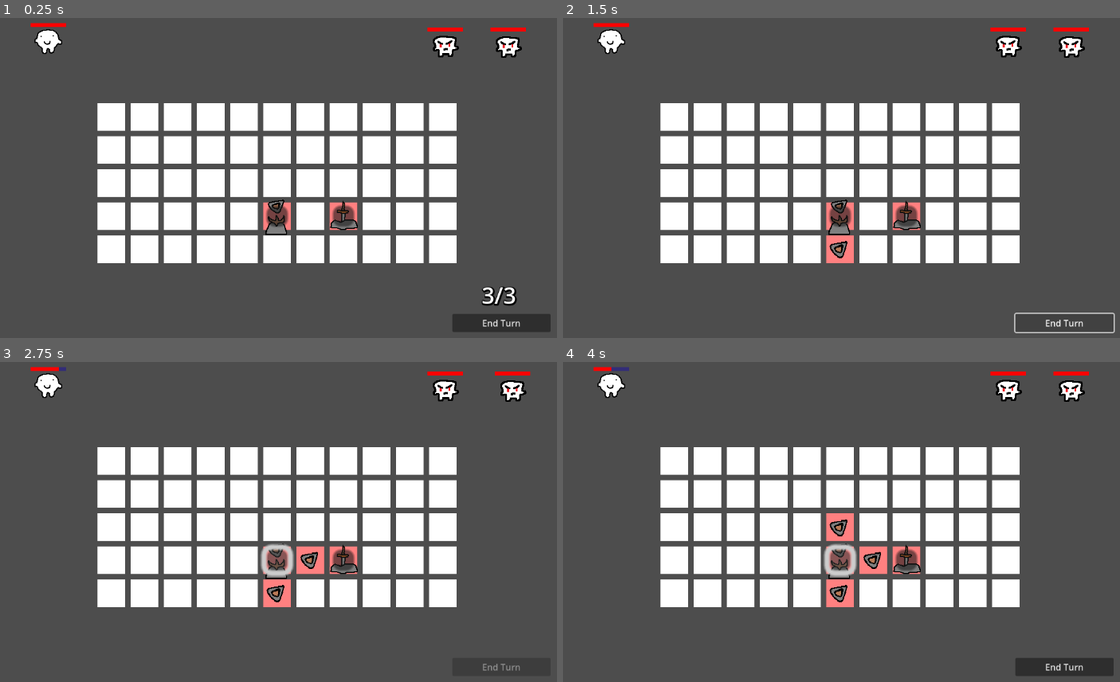
Above: before the commit, frames 1-4 (two rows, left to right).
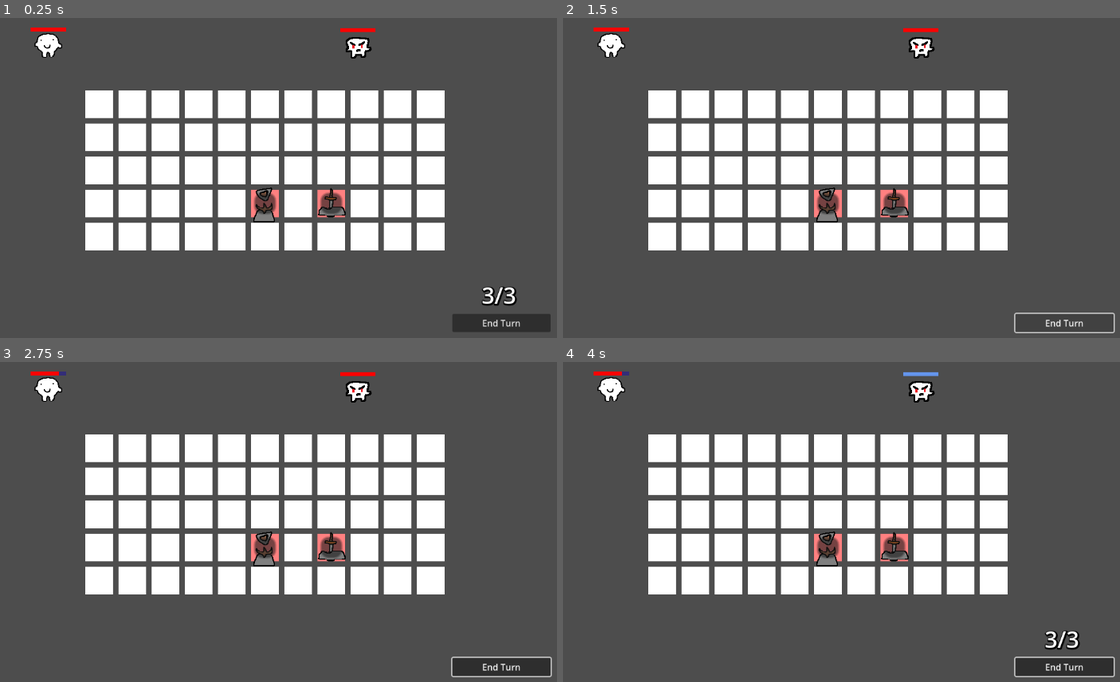
Above: after the commit, the same moments.

Repository: JavipopotterUniversityVersion/The-Merge
Game: Godot game, scene res://Scenes/GameScene.tscn
Same seed, same stepped clock (60 frames per second), same inputs: the game is played once before the commit and once after it.
Inputs (mouse positions are in pixels of both pictures, inside the frame that each line leads up to):
- Up to frame 1 (0.25 s): no input
- Up to frame 2 (1.5 s): click (841, 216) at 0.52 s; click "End Turn" at 1.25 s
- Up to frame 3 (2.75 s): click (278, 560) at 2.02 s
- Up to frame 4 (4 s): click (1064, 666) at 2.75 s, where only the run after the commit has a clickable "End Turn"; click (841, 560) at 3.52 s

The runs differ from the first frame. In frame 1, 23% of the frame differs, in the area x 5-95%, y 1-77%; in frame 2, 23%; in frame 3, 24%; in frame 4, 24%, in the area x 5-100%, y 1-99%.

Commit message:
Better enemy generation

Diff:
--- a/Prefabs/foe.tscn
+++ b/Prefabs/foe.tscn
@@ -1,6 +1,6 @@
 [gd_scene load_steps=7 format=3 uid="uid://ch808tlr5docu"]
 
-[ext_resource type="Texture2D" uid="uid://bw77ryr4fneqd" path="res://Sprites/Foe.png" id="1_c8ec4"]
+[ext_resource type="Texture2D" uid="uid://bw77ryr4fneqd" path="res://Sprites/Enemies/Foe.png" id="1_c8ec4"]
 [ext_resource type="Script" path="res://Scripts/Entity/Health_Handler.gd" id="2_3yvt3"]
 [ext_resource type="Script" path="res://Scripts/FeedBack/Life_Bar.gd" id="3_fihy2"]
 [ext_resource type="Script" path="res://Scripts/Entity/Entity_Brain.gd" id="4_3j0kj"]
--- a/Scenes/GameScene.tscn
+++ b/Scenes/GameScene.tscn
@@ -28,12 +28,9 @@
 shadow_color = Color(0, 0, 0, 1)
 
 [node name="GameScene" type="Node2D"]
-position = Vector2(-22, -23)
+position = Vector2(576, 324)
 
 [node name="Camera2D" type="Camera2D" parent="."]
-
-[node name="Grid_Master" type="Node" parent="."]
-script = ExtResource("1_0e8c0")
 
 [node name="Background" type="Sprite2D" parent="."]
 visible = false
@@ -52,20 +49,27 @@
 [node name="Entities" type="Node" parent="Combat_Manager"]
 
 [node name="Player" parent="Combat_Manager/Entities" instance=ExtResource("3_wdfnm")]
-position = Vector2(-414, -256.5)
+position = Vector2(184, 98)
 script = ExtResource("4_bnap6")
 is_allie = true
 
+[node name="Foe" parent="Combat_Manager/Entities" instance=ExtResource("5_x0mlw")]
+position = Vector2(744, 99.5)
+
 [node name="Foe2" parent="Combat_Manager/Entities" instance=ExtResource("5_x0mlw")]
-position = Vector2(304, -249)
+position = Vector2(816.915, 99.5)
 
-[node name="Foe" parent="Combat_Manager/Entities" instance=ExtResource("5_x0mlw")]
+[node name="Foe4" parent="Combat_Manager/Entities" instance=ExtResource("5_x0mlw")]
+position = Vector2(892, 99.5)
+
+[node name="Foe3" parent="Combat_Manager/Entities" instance=ExtResource("5_x0mlw")]
+position = Vector2(962, 99.5)
 
 [node name="Actions_Label" type="Label" parent="Combat_Manager"]
-offset_left = 257.0
-offset_top = 156.0
-offset_right = 546.0
-offset_bottom = 252.0
+offset_left = 855.0
+offset_top = 503.0
+offset_right = 1144.0
+offset_bottom = 599.0
 text = "3/3"
 label_settings = SubResource("LabelSettings_e4au2")
 horizontal_alignment = 1
@@ -73,10 +77,10 @@
 metadata/_edit_use_anchors_ = true
 
 [node name="End_Turn_Button" type="Button" parent="Combat_Manager"]
-offset_left = 317.0
-offset_top = 237.0
-offset_right = 495.0
-offset_bottom = 270.0
+offset_left = 915.0
+offset_top = 584.0
+offset_right = 1093.0
+offset_bottom = 617.0
 text = "End Turn"
 metadata/_edit_use_anchors_ = true
 
@@ -89,10 +93,15 @@
 
 [node name="SwordSpawn" parent="." instance=ExtResource("4_sj784")]
 
+[node name="Grid_Master" type="Node2D" parent="."]
+script = ExtResource("1_0e8c0")
+
 [connection signal="button_up" from="Combat_Manager/End_Turn_Button" to="Combat_Manager" method="_end_turn"]
 
 [editable path="Combat_Manager/Entities/Player"]
+[editable path="Combat_Manager/Entities/Foe"]
 [editable path="Combat_Manager/Entities/Foe2"]
-[editable path="Combat_Manager/Entities/Foe"]
+[editable path="Combat_Manager/Entities/Foe4"]
+[editable path="Combat_Manager/Entities/Foe3"]
 [editable path="ShieldSpawn"]
 [editable path="SwordSpawn"]
--- /dev/null
+++ b/Scenes/OverWorldScene.tscn
@@ -0,0 +1,19 @@
+[gd_scene format=3 uid="uid://drqa73enoklk4"]
+
+[node name="OverWorldScene" type="Node"]
+
+[node name="UI" type="Control" parent="."]
+layout_mode = 3
+anchors_preset = 15
+anchor_right = 1.0
+anchor_bottom = 1.0
+grow_horizontal = 2
+grow_vertical = 2
+
+[node name="Background" type="Panel" parent="UI"]
+layout_mode = 1
+anchors_preset = 15
+anchor_right = 1.0
+anchor_bottom = 1.0
+grow_horizontal = 2
+grow_vertical = 2
--- a/Scenes/WinScene.tscn
+++ b/Scenes/WinScene.tscn
@@ -1,4 +1,6 @@
-[gd_scene load_steps=2 format=3 uid="uid://chpi7xeh8i83j"]
+[gd_scene load_steps=3 format=3 uid="uid://chpi7xeh8i83j"]
+
+[ext_resource type="Script" path="res://Scripts/Load_Scene_Button.gd" id="1_uu177"]
 
 [sub_resource type="LabelSettings" id="LabelSettings_7nkc1"]
 font_size = 46
@@ -36,3 +38,18 @@
 label_settings = SubResource("LabelSettings_7nkc1")
 horizontal_alignment = 1
 vertical_alignment = 1
+
+[node name="Button" type="Button" parent="Panel"]
+layout_mode = 1
+anchors_preset = -1
+anchor_left = 1.0
+anchor_top = 1.0
+anchor_right = 1.0
+anchor_bottom = 1.0
+offset_left = -357.0
+offset_top = -47.0
+offset_right = -11.0
+offset_bottom = -12.0
+text = "Continue"
+script = ExtResource("1_uu177")
+scene = "OverWorldScene"
--- a/Scenes/over_world_scene.tscn
+++ /dev/null
@@ -1,3 +0,0 @@
-[gd_scene format=3 uid="uid://p384qvcqv5xu"]
-
-[node name="OverWorldScene" type="Node2D"]
--- a/Scripts/Data_Base.gd
+++ b/Scripts/Data_Base.gd
@@ -20,14 +20,22 @@
 				item.get_parent().queue_free()
 				entity.add_shield(pow(2.25, item._level+1))
 
-static func set_enemy_parameters(brain:Entity_Brain, health:Health_Handler):
-	var enemy = enemies[enemies.keys()[randi_range(0, enemies.size()-1)]]
+static func set_enemy_parameters(enemies_instances):
+	var set = enemies_sets[randi_range(0, enemies_sets.size()-1)]
 
-	health.set_max_health(enemy["health"])
-	brain.actions = []
+	for i in range(0, set.size()):
+		var enemy_data = enemies[set[i]]
+		var enemy_instance:Health_Handler = enemies_instances[i]
+		var brain:Entity_Brain = enemy_instance.get_node("Entity_Brain");
 
-	for action in enemy["actions"]:
-		brain.actions.push_back(abilities[action])
+		enemy_instance.texture = load("res://Sprites/Enemies/" + enemy_data["sprite"] + ".png")
+		enemy_instance.set_max_health(enemy_data["health"])
+		brain.actions = []
+
+		for action in enemy_data["actions"]:
+			brain.actions.push_back(abilities[action])
+
+		enemy_instance.show()
 
 static var abilities = {
 	"attack" :
@@ -48,6 +56,19 @@
 static var enemies = {
 	"John" : {
 		"health": 20,
-		"actions": ["attack", "shield"]
+		"actions": ["attack", "shield"],
+		"sprite" : "Foe"
+	},
+
+	"Mario" : {
+		"health": 15,
+		"actions": ["attack", "attack", "shield"],
+		"sprite" : "Demon"
 	}
 }
+
+static var enemies_sets = [
+	["John"],
+	["John", "Mario"],
+	["Mario", "John", "John"],
+]
--- a/Scripts/Dragable_Item.gd
+++ b/Scripts/Dragable_Item.gd
@@ -25,7 +25,7 @@
 func _physics_process(delta):
 	if is_dragging == true:
 		var tween = get_tree().create_tween()
-		tween.tween_property(get_parent(), "position", get_global_mouse_position()-mouse_offset, delay * delta)
+		tween.tween_property(get_parent(), "global_position", get_global_mouse_position()-mouse_offset, delay * delta)
 		_combat_manager.hovering(get_parent())
 
 func _input(event):
--- a/Scripts/Managers/Combat_Manager.gd
+++ b/Scripts/Managers/Combat_Manager.gd
@@ -17,10 +17,20 @@
 
 	for child in get_node("Entities").get_children():
 		if(child.is_allie == false):
-			Data_Base.set_enemy_parameters(child.get_node("Entity_Brain"), child)
 			_enemies_data.push_back(child)
+			child.hide();
 			child.on_death.connect(func():_enemies_data.erase(child))
 			child.on_death.connect(_on_enemy_death)
+
+	Data_Base.set_enemy_parameters(_enemies_data)
+
+	var hidden_enemies = []
+	for enemy in _enemies_data:
+		if(enemy.is_visible() == false):
+			hidden_enemies.push_back(enemy)
+
+	for enemy in hidden_enemies:
+		_enemies_data.erase(enemy)
 
 func _round_start():
 	_actions_left = _max_actions
@@ -36,25 +46,25 @@
 
 func is_over_entity(object):
 	if(object.get_node("ItemData").allie_is_target):
-		if(_playerData.position.distance_to(object.position) < Grid_Master.GRID_SIZE):
+		if(_playerData.global_position.distance_to(object.global_position) < Grid_Master.GRID_SIZE):
 			_playerData.modulate = Color(1,1,1,1)
 			return _playerData
 	else:
 		for enemy in _enemies_data:
-			if(enemy.position.distance_to(object.position) < Grid_Master.GRID_SIZE):
+			if(enemy.global_position.distance_to(object.global_position) < Grid_Master.GRID_SIZE):
 				enemy.modulate = Color(1,1,1,1)
 				return enemy
 	return null
 
 func hovering(object):
 	if(object.get_node("ItemData").allie_is_target):
-		if(_playerData.position.distance_to(object.position) < Grid_Master.GRID_SIZE):
+		if(_playerData.global_position.distance_to(object.global_position) < Grid_Master.GRID_SIZE):
 			_playerData.modulate = Color(0,1,0,1)
 		else: _playerData.modulate = Color(1,1,1,1)
 
 	else:
 		for enemy in _enemies_data:
-			if(enemy.position.distance_to(object.position) < Grid_Master.GRID_SIZE):
+			if(enemy.global_position.distance_to(object.global_position) < Grid_Master.GRID_SIZE):
 				enemy.modulate = Color(1,1,0,1)
 			else: enemy.modulate = Color(1,1,1,1)
 
--- a/Scripts/Managers/Grid_Master.gd
+++ b/Scripts/Managers/Grid_Master.gd
@@ -1,5 +1,5 @@
 class_name Grid_Master
-extends Node
+extends Node2D
 
 @export var _rows:int = 5
 @export var _columns:int = 11
Binary file added: Sprites/Enemies/Demon.png
Not shown, added: Sprites/Enemies/Demon.png.import
Renamed: Sprites/Foe.png -> Sprites/Enemies/Foe.png
Not shown, changed: Sprites/Enemies/Foe.png.import
